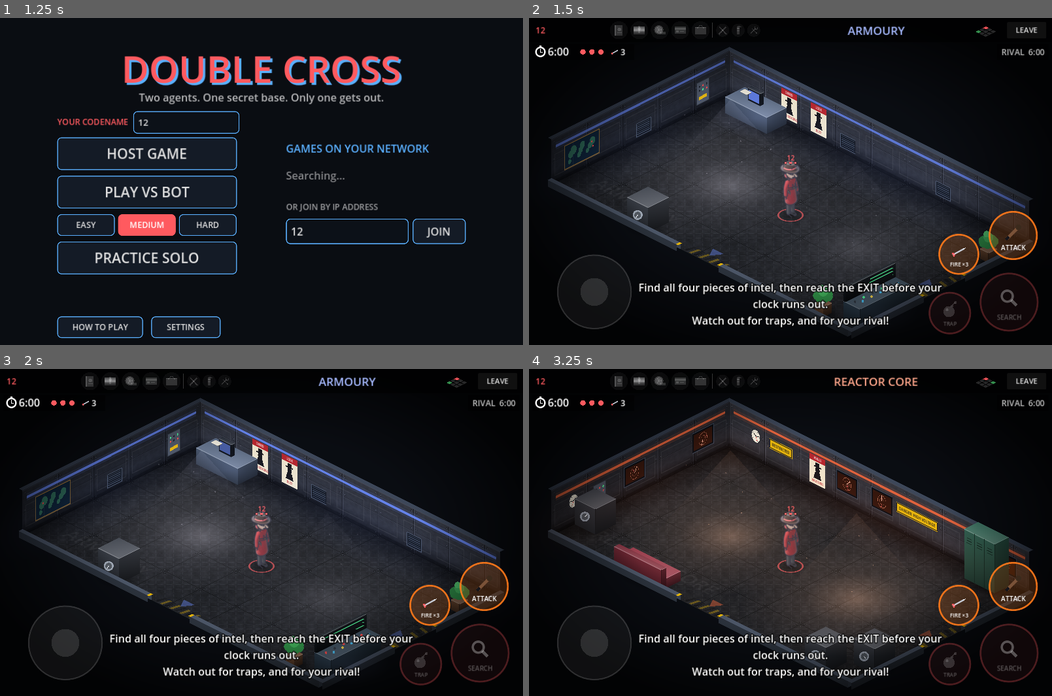
Above: before the commit, frames 1-4 (two rows, left to right).
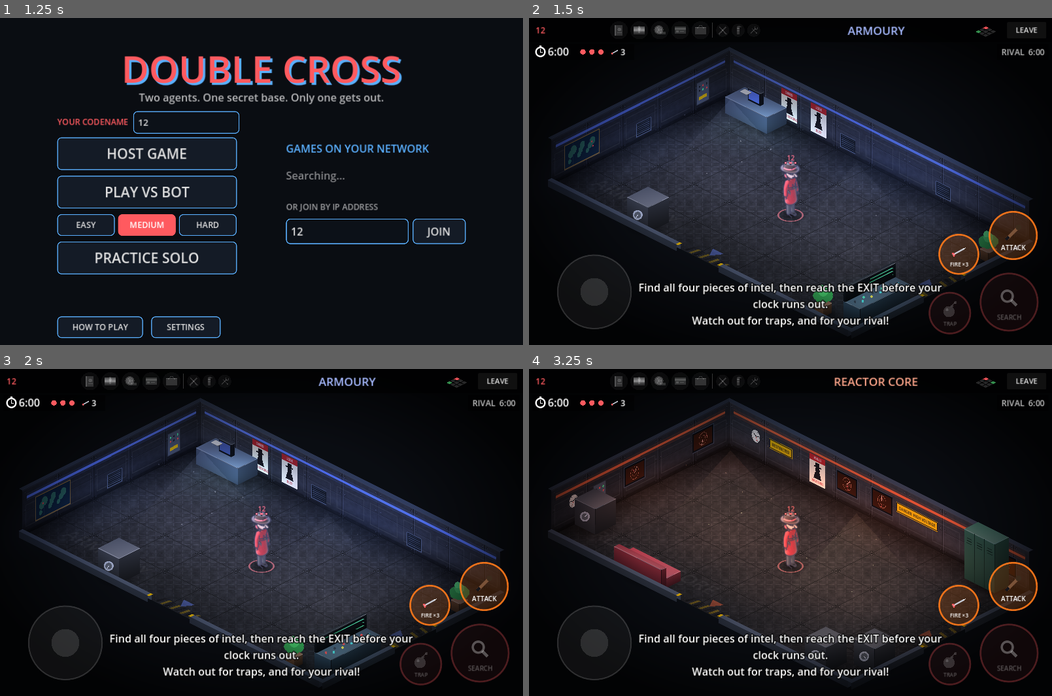
Above: after the commit, the same moments.

Repository: petherin/doublecross
Game: Godot game, scene res://scenes/main.tscn
Same seed, same stepped clock (60 frames per second), same inputs: the game is played once before the commit and once after it.
Inputs (mouse positions are in pixels of both pictures, inside the frame that each line leads up to):
- Up to frame 1 (1.25 s): click (188, 122) at 0.52 s; type "12" at 0.6 s; click (345, 230) at 0.75 s; type "12" at 0.83 s
- Up to frame 2 (1.5 s): click "PLAY VS BOT" at 1.25 s
- Up to frame 3 (2 s): no input
- Up to frame 4 (3.25 s): click "LEAVE" at 2 s; click "PLAY VS BOT" at 2.75 s

Frame 1 is identical in both runs. In frame 2, 2.4% of the frame differs, in the area x 6-89%, y 13-90%; in frame 3, 2.3%; in frame 4, 2.4%.

Commit message:
Real 2D lighting: lamps, wall glow, screens, exit and explosion flashes
PointLight2D lights per room (scripts/room_lights.gd) shade normal-mapped
sprites and light the floor and walls; a CanvasModulate darkens the world
so the lights read. Explosions flash orange light across the room.

Also prepares for the new Blender renders: agents and furniture are drawn
through CanvasTextures with normal maps, the agent sheet can be paged
(frames direction-major, N per row), and run and victory animations are
used when present (running is synced over the network). Everything falls
back to the current assets when the new ones are missing.

Co-Authored-By: Claude Opus 5.5 <noreply@anthropic.com>
Claude-Session: https://claude.ai/code/session_01P74PWHFE1RDNVbPBsrf3EN

Diff:
--- a/scripts/agent.gd
+++ b/scripts/agent.gd
@@ -21,6 +21,10 @@
 var room := Vector2i.ZERO
 var facing := 0.0
 var moving := false
+## Moving at (nearly) full speed: uses the run animation.
+var running := false
+## Plays the victory animation (set when this agent wins).
+var celebrating := false
 var is_local := false
 var move_input := Vector2.ZERO
 
@@ -87,7 +91,7 @@
 	else:
 		position = position.lerp(_target, minf(1.0, delta * 15.0))
 	if moving or searching:
-		_walk += delta * 12.0
+		_walk += delta * (15.0 if running else 12.0)
 	attack_anim = maxf(0.0, attack_anim - delta)
 	if ko_time <= 0.0:
 		protect_time = maxf(0.0, protect_time - delta)
@@ -178,6 +182,7 @@
 	if frozen or searching or ko_time > 0.0:
 		v = Vector2.ZERO
 	moving = v.length() > 25.0
+	running = v.length() > SPEED * 0.8
 	if moving:
 		facing = v.angle()
 	var p := position + (v + _knock) * delta
@@ -252,18 +257,19 @@
 
 func _send_state() -> void:
 	if multiplayer.has_multiplayer_peer() and multiplayer.get_peers().size() > 0:
-		net_state.rpc(room, position, facing, moving, searching)
+		net_state.rpc(room, position, facing, (2 if running else 1) if moving else 0, searching)
 
 
 @rpc("authority", "call_remote", "unreliable_ordered")
-func net_state(r: Vector2i, pos: Vector2, f: float, m: bool, s: bool) -> void:
+func net_state(r: Vector2i, pos: Vector2, f: float, m: int, s: bool) -> void:
 	searching = s
 	if r != room:
 		room = r
 		position = pos
 	_target = pos
 	facing = f
-	moving = m
+	moving = m > 0
+	running = m == 2
 
 
 ## Draws this agent onto the room renderer `ci` (so it can be depth-sorted
@@ -299,7 +305,13 @@
 		var m := _load_meta()
 		var tex: Texture2D = null
 		if m.has("sheets") and m["sheets"].has(sheet_name) and ResourceLoader.exists(m["sheets"][sheet_name]):
-			tex = load(m["sheets"][sheet_name])
+			var ct := CanvasTexture.new()
+			ct.diffuse_texture = load(m["sheets"][sheet_name])
+			# A normal map lets the room's lights shade the agent.
+			var normals: Dictionary = m.get("normals", {})
+			if normals.has(sheet_name) and ResourceLoader.exists(normals[sheet_name]):
+				ct.normal_texture = load(normals[sheet_name])
+			tex = ct
 		_sheets[sheet_name] = tex
 	return _sheets[sheet_name]
 
@@ -315,8 +327,13 @@
 		return ["swing", int(clampf(1.0 - attack_anim / 0.3, 0.0, 0.999) * 4.0)]
 	if searching:
 		return ["search", int(_walk * 0.6) % 4]
+	var m := _load_meta()
+	if celebrating and m["anims"].has("victory"):
+		return ["victory", int(Time.get_ticks_msec() / 110) % int(m["anims"]["victory"]["count"])]
 	if moving:
-		return ["walk", int(fposmod(_walk, TAU) / TAU * 8.0) % 8]
+		var anim := "run" if running and m["anims"].has("run") else "walk"
+		var n: int = m["anims"][anim]["count"]
+		return [anim, int(fposmod(_walk, TAU) / TAU * n) % n]
 	return ["idle", int(Time.get_ticks_msec() / 700) % 2]
 
 
@@ -340,9 +357,15 @@
 
 	var fr := _sprite_frame()
 	var anim: Dictionary = m["anims"][fr[0]]
-	var col: int = int(anim["start"]) + int(fr[1])
 	var d := posmod(int(round(facing / (TAU / dirs))), dirs)
-	var region := Rect2(col * fsize, d * fsize, fsize, fsize)
+	var region: Rect2
+	if m.has("cols"):
+		var fid: int = d * int(m["frames_per_direction"]) + int(anim["start"]) + int(fr[1])
+		var cols: int = m["cols"]
+		region = Rect2((fid % cols) * fsize, (fid / cols) * fsize, fsize, fsize)
+	else:
+		var col: int = int(anim["start"]) + int(fr[1])
+		region = Rect2(col * fsize, d * fsize, fsize, fsize)
 	# Dizzy wobble while knocked out by a trap.
 	var tilt := sin(_walk * 1.3) * 0.18 if ko and ko_kind != "DOWN" else 0.0
 	var tint := Color.WHITE
--- a/scripts/game.gd
+++ b/scripts/game.gd
@@ -90,6 +90,10 @@
 	_rng.randomize()
 	world = World.new(seed_value)
 	contents = world.hidden.duplicate()
+	# Darken the world a touch so the room's lights have something to do.
+	var ambient := CanvasModulate.new()
+	ambient.color = Color(0.66, 0.68, 0.76)
+	add_child(ambient)
 	_view = RoomView.new()
 	_view.world = world
 	add_child(_view)
@@ -216,6 +220,7 @@
 
 func _on_room_changed(room: Vector2i, animate := true) -> void:
 	_view.room = room
+	_view.lights.rebuild(world, room)
 	_hud.show_room(room, animate)
 	if animate:
 		Sound.play("door", -6.0)
@@ -867,6 +872,8 @@
 	over = true
 	for a in agents:
 		a.frozen = true
+	if _agent_by_id.has(winner):
+		_agent_by_id[winner].celebrating = true
 	var name := ""
 	if _agent_by_id.has(winner):
 		name = _agent_by_id[winner].display_name
--- a/scripts/light_layer.gd
+++ b/scripts/light_layer.gd
@@ -43,10 +43,6 @@
 		var flicker := 1.0
 		if (hash_v + i) % 4 == 0:
 			flicker = 0.75 + 0.25 * signf(sin(t * 13.0 + sin(t * 3.1) * 4.0))
-		draw_set_transform_matrix(_floor_xf())
-		draw_texture_rect(soft, Rect2(lp - Vector2(300, 300), Vector2(600, 600)), false, Color(warm, 0.2 * flicker))
-		draw_texture_rect(soft, Rect2(lp - Vector2(130, 130), Vector2(260, 260)), false, Color(warm, 0.12 * flicker))
-		draw_set_transform_matrix(Transform2D.IDENTITY)
 		var top := World.iso(lp, 210.0)
 		var l := World.iso(lp + Vector2(-140, 140), 0.0)
 		var r := World.iso(lp + Vector2(140, -140), 0.0)
@@ -64,12 +60,6 @@
 	draw_texture_rect(soft, Rect2(R.position.x - 200, R.position.y - 160, R.size.x + 400, 320), false, Color(tint, 0.09))
 	draw_texture_rect(soft, Rect2(R.position.x - 160, R.position.y - 200, 320, R.size.y + 400), false, Color(tint, 0.07))
 
-	# Screens and monitors glow onto the floor in front of them.
-	for f in world.furniture(room):
-		if f["type"] == "console" or f["type"] == "desk":
-			var c: Rect2 = f["rect"]
-			var pulse := 0.8 + 0.2 * sin(t * 3.0 + f["detail"])
-			draw_texture_rect(soft, Rect2(c.get_center() - Vector2(110, 110), Vector2(220, 220)), false, Color(tint.lightened(0.3), 0.12 * pulse))
 
 	# Daylight from the exit.
 	for dir in [World.Dir.UP, World.Dir.LEFT]:
--- /dev/null
+++ b/scripts/room_lights.gd
@@ -0,0 +1,101 @@
+extends Node2D
+## Real 2D lights for the room the local agent is in. They shade the agents
+## and furniture through their normal maps (rendered in Blender), and light
+## the floor and walls evenly where there's no normal map.
+##
+## Positions are in the room view's screen space; `height` is how high the
+## light hangs above the floor (in pixels), which sets the shading angle.
+
+const World = preload("res://scripts/world.gd")
+
+var _light_tex: Texture2D
+var _flashes: Array = []     # [light, age]
+var _flicker: Array = []     # [light, base energy, phase]
+var _t := 0.0
+
+
+func _ready() -> void:
+	var g := Gradient.new()
+	g.set_color(0, Color(1, 1, 1, 1))
+	g.set_color(1, Color(1, 1, 1, 0))
+	g.add_point(0.4, Color(1, 1, 1, 0.55))
+	var t := GradientTexture2D.new()
+	t.gradient = g
+	t.fill = GradientTexture2D.FILL_RADIAL
+	t.fill_from = Vector2(0.5, 0.5)
+	t.fill_to = Vector2(1.0, 0.5)
+	t.width = 256
+	t.height = 256
+	_light_tex = t
+
+
+func _light(floor_pos: Vector2, radius: float, color: Color, energy: float, height: float) -> PointLight2D:
+	var l := PointLight2D.new()
+	l.texture = _light_tex
+	l.position = World.iso(floor_pos)
+	# A circle on the floor looks like a 2:1 ellipse on screen.
+	l.texture_scale = radius * World.ISO_K * 2.0 / 256.0 * 1.42
+	l.scale = Vector2(1.0, 0.5)
+	l.color = color
+	l.energy = energy
+	l.height = height
+	add_child(l)
+	return l
+
+
+## Sets up the lights for `room` (called whenever the view changes room).
+func rebuild(world: World, room: Vector2i) -> void:
+	for c in get_children():
+		c.queue_free()
+	_flicker.clear()
+	_flashes.clear()
+	var R := World.ROOM
+	var tint: Color = world.rooms[room]["tint"]
+	var warm := Color(1.0, 0.86, 0.66).lerp(tint, 0.25)
+	var h := room.x * 7 + room.y * 13 + world.seed_value % 97
+	# Ceiling lamps, high up so tops catch more light than sides.
+	for i in 2:
+		var lp := Vector2(R.position.x + R.size.x * (0.3 if i == 0 else 0.72), R.get_center().y)
+		var l := _light(lp, 420.0, warm, 1.05, 260.0)
+		if (h + i) % 4 == 0:
+			_flicker.append([l, l.energy, float(i) * 3.0])
+	# Coloured spill from the light strips along the two back walls.
+	_light(Vector2(R.get_center().x, R.position.y + 40), 520.0, tint, 0.55, 90.0)
+	_light(Vector2(R.position.x + 40, R.get_center().y), 420.0, tint, 0.45, 90.0)
+	# Screens glow onto whoever is standing at them.
+	for f in world.furniture(room):
+		if f["type"] == "console" or f["type"] == "desk":
+			var c: Rect2 = f["rect"]
+			var out := (R.get_center() - c.get_center()).normalized() * 50.0
+			_light(c.get_center() + out, 170.0, Color(0.45, 1.0, 0.7).lerp(tint, 0.4), 0.55, 50.0)
+	# Daylight through the exit.
+	for dir in [World.Dir.UP, World.Dir.LEFT]:
+		if world.is_exit(room, dir):
+			var v := Vector2(World.DIR_VEC[dir])
+			_light(R.get_center() + v * (R.size / 2.0 - Vector2(40, 40)), 360.0, Color(1.0, 0.95, 0.78), 1.4, 120.0)
+
+
+## A burst of light (e.g. an explosion) at a floor position.
+func flash(floor_pos: Vector2, color: Color, energy: float) -> void:
+	var l := _light(floor_pos, 560.0, color, energy, 80.0)
+	_flashes.append([l, 0.0, energy])
+
+
+func _process(delta: float) -> void:
+	_t += delta
+	for f in _flicker:
+		var l: PointLight2D = f[0]
+		if is_instance_valid(l):
+			l.energy = f[1] * (0.7 + 0.3 * signf(sin(_t * 13.0 + f[2] + sin(_t * 3.1) * 4.0)))
+	var keep := []
+	for f in _flashes:
+		var l: PointLight2D = f[0]
+		f[1] += delta
+		if not is_instance_valid(l):
+			continue
+		if f[1] > 0.9:
+			l.queue_free()
+			continue
+		l.energy = f[2] * (1.0 - f[1] / 0.9) * (0.85 + 0.15 * sin(f[1] * 60.0))
+		keep.append(f)
+	_flashes = keep
--- a/scripts/room_view.gd
+++ b/scripts/room_view.gd
@@ -7,6 +7,7 @@
 const Icons = preload("res://scripts/icons.gd")
 const Art = preload("res://scripts/art.gd")
 const LightLayer = preload("res://scripts/light_layer.gd")
+const RoomLights = preload("res://scripts/room_lights.gd")
 const POSTERS := ["TRUST NO ONE", "WALLS HAVE EARS", "SHRED AFTER READING", "LOOK BUSY"]
 const SIGNS := ["RESTRICTED", "AUTHORISED ONLY", "NO ENTRY", "DANGER: HIGH VOLTAGE"]
 
@@ -21,7 +22,10 @@
 var room := Vector2i.ZERO:
 	set(v):
 		room = v
+		if lights and world:
+			lights.rebuild(world, room)
 		queue_redraw()
+var lights: RoomLights
 ## Agents to draw; only those in `room` are shown.
 var agents: Array = []
 ## Index of the furniture the local agent can search right now (-1 = none).
@@ -42,9 +46,11 @@
 	texture_repeat = CanvasItem.TEXTURE_REPEAT_ENABLED
 	# Smooth down-scaling of the agent sprite sheets (they're rendered large).
 	texture_filter = CanvasItem.TEXTURE_FILTER_LINEAR_WITH_MIPMAPS
-	var lights := LightLayer.new()
-	lights.view = self
+	lights = RoomLights.new()
 	add_child(lights)
+	var glow := LightLayer.new()
+	glow.view = self
+	add_child(glow)
 
 
 ## Affine transforms for drawing "flat" in the isometric world:
@@ -81,6 +87,11 @@
 
 func add_effect(kind: String, effect_room: Vector2i, pos: Vector2) -> void:
 	_effects.append({"kind": kind, "room": effect_room, "pos": pos, "t": 0.0})
+	if effect_room == room and lights:
+		if kind == "BOMB":
+			lights.flash(pos, Color(1.0, 0.55, 0.2), 2.2)
+		elif kind == "DOWN":
+			lights.flash(pos, Color(1.0, 0.9, 0.6), 1.0)
 
 
 static func P(x: float, y: float, z := 0.0) -> Vector2:
@@ -664,7 +675,47 @@
 
 # ---------------------------------------------------------------- furniture
 
+static var _furn_meta := {}
+static var _furn_tex := {}
+
+
+## The Blender-rendered sprite for this furniture (with normal map), if any.
+static func _furniture_sprite(kind: String, wall: String) -> Array:
+	if _furn_meta.is_empty():
+		_furn_meta = {"sprites": {}}
+		if FileAccess.file_exists("res://assets/sprites/furniture.json"):
+			var parsed = JSON.parse_string(FileAccess.get_file_as_string("res://assets/sprites/furniture.json"))
+			if parsed is Dictionary:
+				_furn_meta = parsed
+	var key := kind + "_" + wall
+	if not _furn_tex.has(key):
+		var info: Dictionary = _furn_meta["sprites"].get(key, {})
+		var tex: CanvasTexture = null
+		if not info.is_empty() and ResourceLoader.exists(info["color"]):
+			tex = CanvasTexture.new()
+			tex.diffuse_texture = load(info["color"])
+			if ResourceLoader.exists(info["normal"]):
+				tex.normal_texture = load(info["normal"])
+		_furn_tex[key] = tex
+	if _furn_tex[key] == null:
+		return []
+	return [_furn_tex[key], Vector2(_furn_meta["sprites"][key]["anchor"][0], _furn_meta["sprites"][key]["anchor"][1]), float(_furn_meta.get("scale", 1.0))]
+
+
 func _draw_furniture(f: Dictionary, tint: Color) -> void:
+	var sprite := _furniture_sprite(f["type"], f["wall"])
+	if not sprite.is_empty():
+		var at := World.iso((f["rect"] as Rect2).get_center())
+		var sc: float = sprite[2]
+		draw_set_transform(at, 0.0, Vector2(sc, sc))
+		draw_texture(sprite[0], -sprite[1])
+		draw_set_transform(Vector2.ZERO, 0.0, Vector2.ONE)
+		return
+	_draw_furniture_drawn(f, tint)
+
+
+## The original drawn-in-code furniture (used if the sprites are missing).
+func _draw_furniture_drawn(f: Dictionary, tint: Color) -> void:
 	var r: Rect2 = f["rect"]
 	var d: int = f["detail"]
 	var h: float = HEIGHTS.get(f["type"], 50.0)
